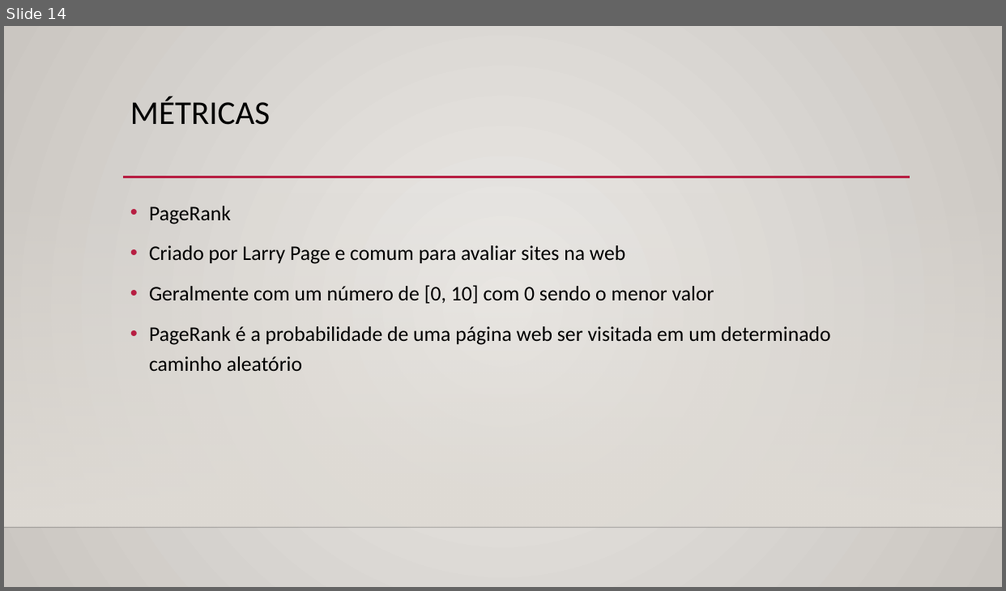
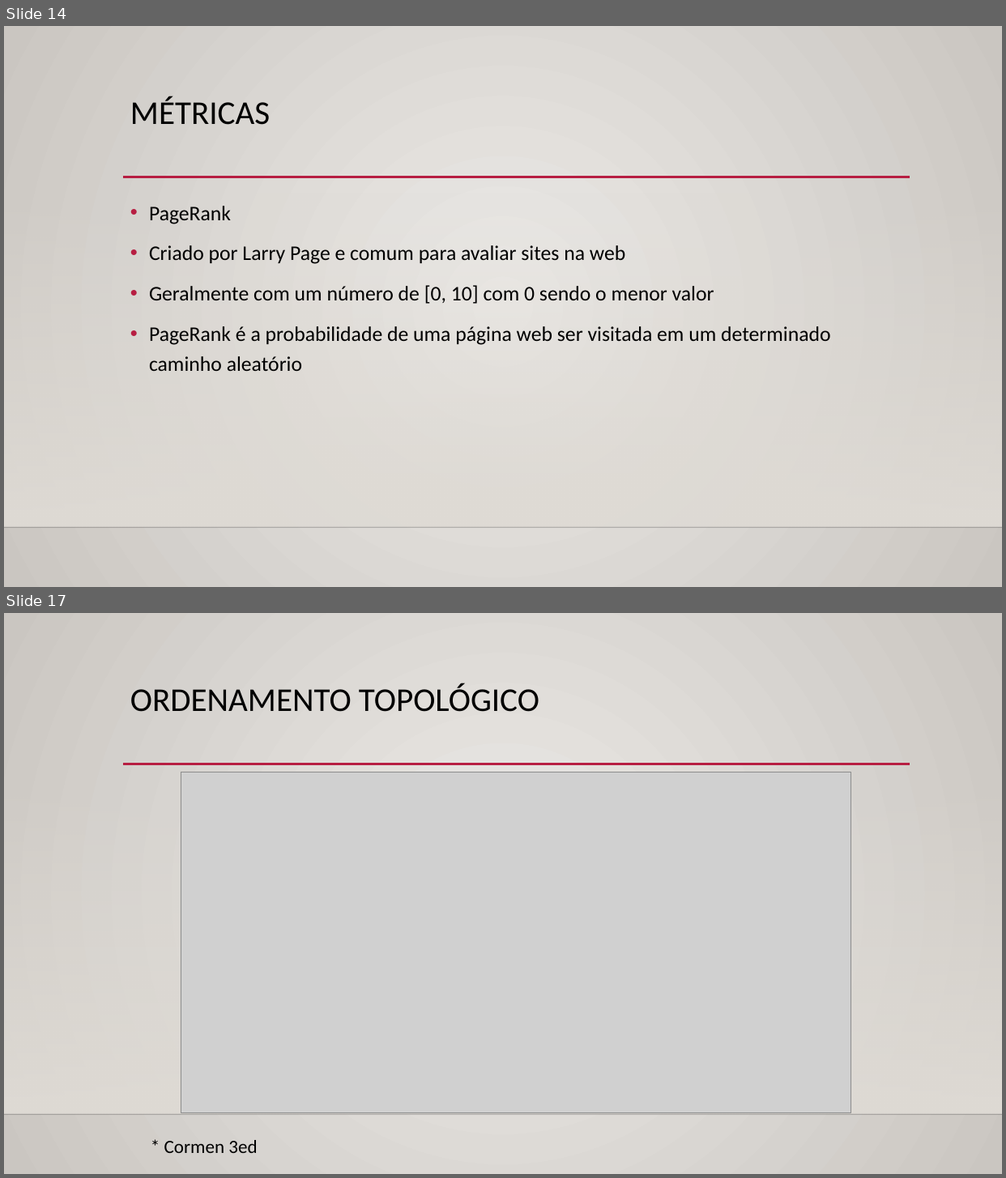
Before and after one commit to gvanerven/treinamento, a slide deck: curso_grafos/grafos.pptx. Shown one above the other, each under a label of ours: slide 14 before the commit, slides 14 and 17 after it; the slides between them are not shown. The pictures are 1006x591 and 1006x1178 pixels, drawn with LibreOffice and Linux fonts; fonts in the diff are those of the drawing; grey boxes stand for pictures; background and template pictures are left out. Boxes give left, top, right and bottom in pixels: in the first picture for what was removed or moved away, otherwise in the second. Text is boxed around its words. In the diff, an @@ line names an element or a change of style, - is before the commit and + after.

```diff
--- a/curso_grafos/grafos.pptx
+++ b/curso_grafos/grafos.pptx
@@ slide 17 added at [4,613,1002,1174], background gradient #ECEAE7 to #CAC7C1; not listed: 3 template elements that a slide beside it also shows @@
@@ title added at [130,683,539,712], 32 pt, text #000000 @@
+ORDENAMENTO TOPOLÓGICO
@@ picture added at [181,773,850,1113] @@
@@ text added at [164,1140,257,1153], 18 pt, text #000000 @@
+* Cormen 3ed
```
Also in this commit, not shown: 2 slides changed, 3 other slides added, 3 other files.
